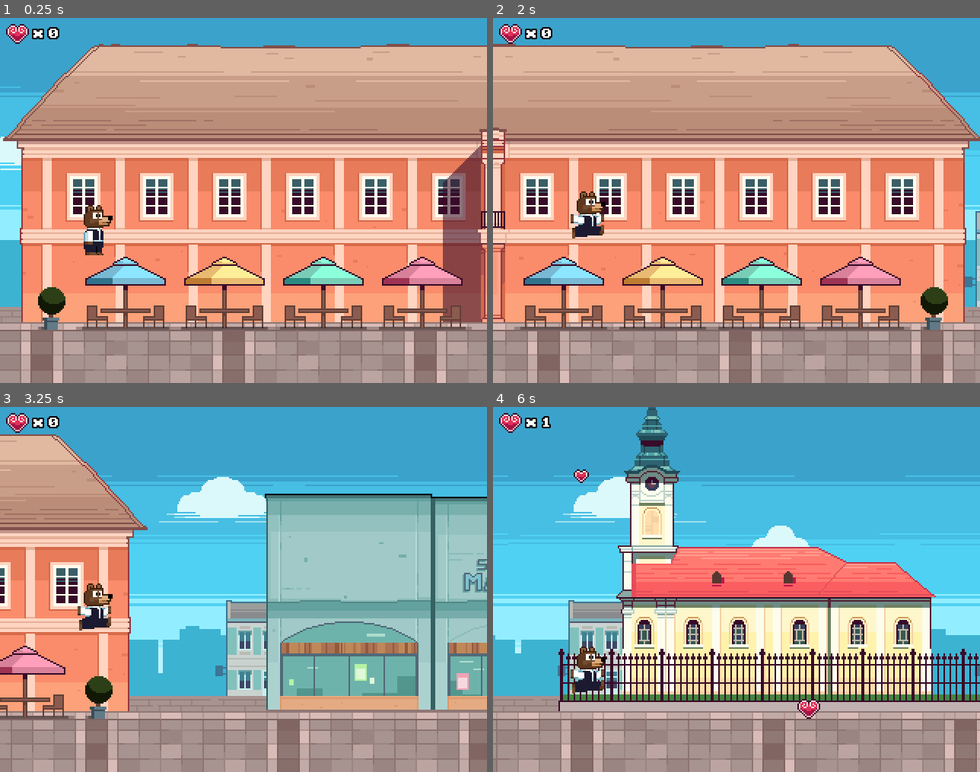
Above: before the commit, frames 1-4 (two rows, left to right).
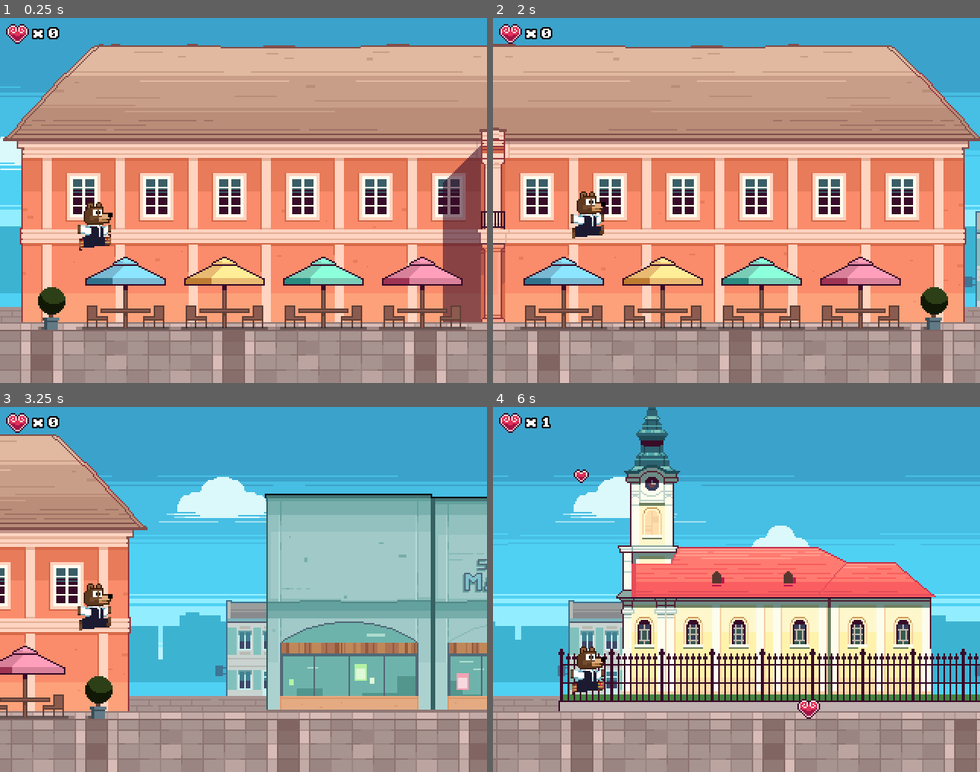
Above: after the commit, the same moments.

Repository: nikolawhallon/SomborSprint
Game: Godot game, scene res://Scenes/Game.tscn
Same seed, same stepped clock (60 frames per second), same inputs: the game is played once before the commit and once after it.
Inputs:
- Up to frame 1 (0.25 s): no input
- Up to frame 2 (2 s): hold Space 0.53-1.28 s; hold D from 0.53 s (still down); tap Space at 1.35, 1.52, 1.82 s
- Up to frame 3 (3.25 s): release D at 2.03 s; hold A 2.03-2.78 s; hold Space 2.03-2.78 s; hold D from 2.78 s (still down); tap Space at 2.85, 3.02 s
- Up to frame 4 (6 s): tap Space at 3.32, 4.35, 4.52, 4.82, 5.85 s; hold Space 3.53-4.28 s; release D at 4.28 s; hold A 4.28-5.03 s; hold D 5.03-5.78 s; hold Space 5.03-5.78 s; hold A from 5.78 s (still down)

The runs differ from the first frame. In frame 1, 0.9% of the frame differs, in the area x 0-24%, y 50-80%; in frame 2, 0.2%; in frame 3, 1.5%; in frame 4, 1.8%, in the area x 0-100%, y 57-80%.

Commit message:
wearing opanci makes you invincible

Diff:
--- a/Scenes/Game.gd
+++ b/Scenes/Game.gd
@@ -47,3 +47,9 @@
 func _on_Player_take_damage():
 	score = max(score - 5, 0)
 	$CanvasLayer/MarginContainer/HBoxContainer/LicitarScore.text = str(score)
+
+func _on_OpanciSpawnTimer_timeout():
+	if $Player.has_opanci:
+		$Player.has_opanci = false
+	else:
+		$Player.has_opanci = true
--- a/Scenes/Game.tscn
+++ b/Scenes/Game.tscn
@@ -73,7 +73,6 @@
 texture = ExtResource( 3 )
 
 [node name="Cityscape" type="ParallaxLayer" parent="ParallaxBackground"]
-position = Vector2( 0, 9 )
 motion_scale = Vector2( 0.5, 1 )
 motion_mirroring = Vector2( 960, 0 )
 
@@ -168,6 +167,10 @@
 autostart = true
 
 [node name="YugoSpawnTimer" type="Timer" parent="."]
+wait_time = 4.0
+autostart = true
+
+[node name="OpanciSpawnTimer" type="Timer" parent="."]
 wait_time = 4.0
 autostart = true
 
@@ -209,3 +212,4 @@
 [connection signal="take_damage" from="Player" to="." method="_on_Player_take_damage"]
 [connection signal="timeout" from="LicitarSpawnTimer" to="." method="_on_LicitarSpawnTimer_timeout"]
 [connection signal="timeout" from="YugoSpawnTimer" to="." method="_on_YugoSpawnTimer_timeout"]
+[connection signal="timeout" from="OpanciSpawnTimer" to="." method="_on_OpanciSpawnTimer_timeout"]
--- a/Scenes/Player.gd
+++ b/Scenes/Player.gd
@@ -11,6 +11,25 @@
 var direction = Vector2(1, 0)
 var just_jumped = false
 
+var has_opanci = false
+
+func set_animation(action):
+	if action == "jump":
+		if has_opanci:
+			$AnimatedSprite.animation = "jump_opanci"
+		else:
+			$AnimatedSprite.animation = "jump"
+	if action == "run":
+		if has_opanci:
+			$AnimatedSprite.animation = "run_opanci"
+		else:
+			$AnimatedSprite.animation = "run"
+	if action == "idle":
+		if has_opanci:
+			$AnimatedSprite.animation = "idle_opanci"
+		else:
+			$AnimatedSprite.animation = "idle"
+
 func _physics_process(_delta):
 	if !is_on_floor():
 		velocity.y += gravity
@@ -18,7 +37,7 @@
 	if Input.is_key_pressed(KEY_SPACE):
 		if is_on_floor():
 			velocity.y -= jump_speed
-			$AnimatedSprite.animation = "jump"
+			set_animation("jump")
 
 	if Input.is_key_pressed(KEY_A):
 		velocity.x = run_speed - run_speed_delta
@@ -37,11 +56,11 @@
 
 	if is_on_floor():
 		if velocity.x > 0:
-			$AnimatedSprite.animation = "run"
+			set_animation("run")
 		if velocity.x == 0:
-			$AnimatedSprite.animation = "idle"
+			set_animation("idle")
 		if velocity.x < 0:
-			$AnimatedSprite.animation = "run"
+			set_animation("run")
 
 	if velocity.x >= 0:
 		scale.x = 1
--- a/Scenes/Player.tscn
+++ b/Scenes/Player.tscn
@@ -9,6 +9,14 @@
 [ext_resource path="res://Assets/Player/player_run_1.png" type="Texture" id=7]
 [ext_resource path="res://Assets/Player/player_run_4.png" type="Texture" id=8]
 [ext_resource path="res://Assets/Player/player_run_3.png" type="Texture" id=9]
+[ext_resource path="res://Assets/Player/player_opanci_run_5.png" type="Texture" id=10]
+[ext_resource path="res://Assets/Player/player_opanci_jump_0.png" type="Texture" id=11]
+[ext_resource path="res://Assets/Player/player_opanci_run_1.png" type="Texture" id=12]
+[ext_resource path="res://Assets/Player/player_opanci_run_2.png" type="Texture" id=13]
+[ext_resource path="res://Assets/Player/player_opanci_run_0.png" type="Texture" id=14]
+[ext_resource path="res://Assets/Player/player_opanci_run_4.png" type="Texture" id=15]
+[ext_resource path="res://Assets/Player/player_opanci_idle_0.png" type="Texture" id=16]
+[ext_resource path="res://Assets/Player/player_opanci_run_3.png" type="Texture" id=17]
 
 [sub_resource type="RectangleShape2D" id=1]
 extents = Vector2( 10, 16 )
@@ -20,14 +28,29 @@
 "name": "idle",
 "speed": 5.0
 }, {
+"frames": [ ExtResource( 16 ) ],
+"loop": true,
+"name": "idle_opanci",
+"speed": 5.0
+}, {
 "frames": [ ExtResource( 5 ) ],
 "loop": true,
 "name": "jump",
 "speed": 5.0
 }, {
+"frames": [ ExtResource( 11 ) ],
+"loop": true,
+"name": "jump_opanci",
+"speed": 5.0
+}, {
 "frames": [ ExtResource( 6 ), ExtResource( 7 ), ExtResource( 4 ), ExtResource( 9 ), ExtResource( 8 ), ExtResource( 3 ) ],
 "loop": true,
 "name": "run",
+"speed": 15.0
+}, {
+"frames": [ ExtResource( 14 ), ExtResource( 12 ), ExtResource( 13 ), ExtResource( 17 ), ExtResource( 15 ), ExtResource( 10 ) ],
+"loop": true,
+"name": "run_opanci",
 "speed": 15.0
 } ]
 
@@ -46,7 +69,7 @@
 [node name="AnimatedSprite" type="AnimatedSprite" parent="."]
 position = Vector2( -2, -4 )
 frames = SubResource( 2 )
-animation = "idle"
+animation = "jump_opanci"
 playing = true
 
 [node name="DamageTimer" type="Timer" parent="."]
--- a/Scenes/Yugo.gd
+++ b/Scenes/Yugo.gd
@@ -2,14 +2,19 @@
 
 var velocity = Vector2.ZERO
 
+func destroy():
+	get_tree().queue_delete(self)
+
 func _process(delta):
 	position += velocity * delta
 
-	if velocity.x > 0.0:
-		scale.x = -1.0
-	else:
-		scale.x = 1.0
-
 func _on_Yugo_body_entered(body):
 	if body.is_in_group("Player"):
-		body.take_damage()
+		if body.has_opanci:
+			rotation = 45
+			var speed = velocity.length() + body.velocity.length()
+			velocity.x = speed
+			velocity.y = -speed
+			#destroy()
+		else:
+			body.take_damage()
Binary file added: Assets/Player/player_opanci_idle_0.png
Not shown, added: Assets/Player/player_opanci_idle_0.png.import
Binary file added: Assets/Player/player_opanci_jump_0.png
Not shown, added: Assets/Player/player_opanci_jump_0.png.import
Binary file added: Assets/Player/player_opanci_run_0.png
Not shown, added: Assets/Player/player_opanci_run_0.png.import
Binary file added: Assets/Player/player_opanci_run_1.png
Not shown, added: Assets/Player/player_opanci_run_1.png.import
Binary file added: Assets/Player/player_opanci_run_2.png
Not shown, added: Assets/Player/player_opanci_run_2.png.import
Binary file added: Assets/Player/player_opanci_run_3.png
Not shown, added: Assets/Player/player_opanci_run_3.png.import
(and 5 more such lines)
